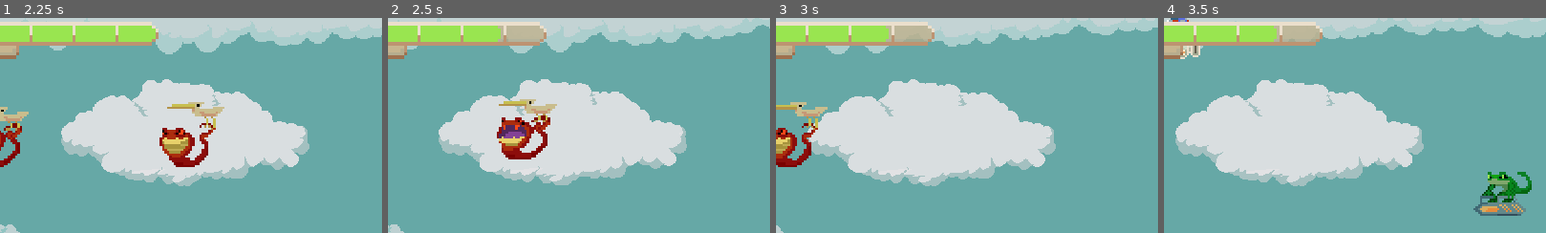
Above: before the commit, frames 1-4 (left to right).
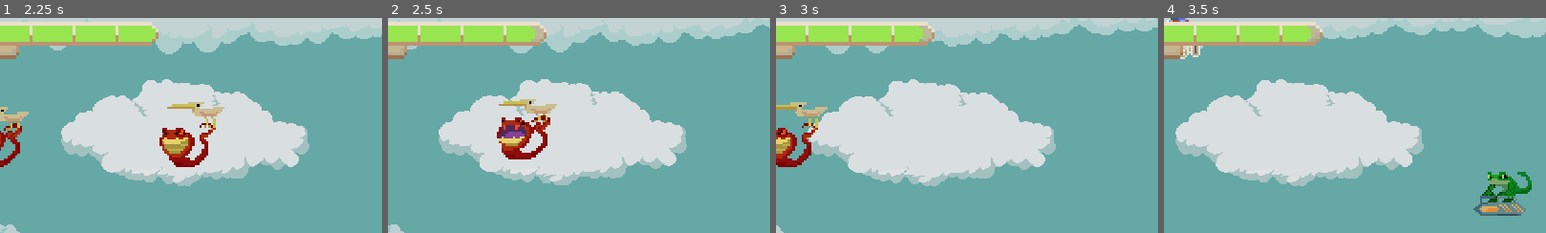
Above: after the commit, the same moments.

Repository: NxKuma/ISCS_Shooter
Game: Godot game, scene res://Scene/main.tscn
Two runs of this game, one before a commit and one after it. Both use one fixed random seed, a clock stepped at 60 frames per second and the inputs below.
Inputs:
- Up to frame 1 (2.25 s): hold D (Right) 0.53-1.28 s; tap G (Bomb) at 0.6, 2.1 s; hold S (Down) 1.28-2.03 s; tap Space (Shoot) at 1.35 s; hold D (Right) from 2.03 s (still down)
- Up to frame 2 (2.5 s): keep holding D (Right)
- Up to frame 3 (3 s): release D (Right) at 2.78 s; hold W (Up) from 2.78 s (still down); tap Space (Shoot) at 2.85 s
- Up to frame 4 (3.5 s): keep holding W (Up)
The pictures show only the part of the screen within x 41-91%, y 3-53%; the shares and areas given below are measured in that part.

Frame 1 is identical in both runs. In frame 2, 0.6% of the frame differs, in the area x 28-39%, y 3-12%; in frame 3, 0.6%; in frame 4, 0.6%.

Commit message:
Fixed Death

Diff:
--- a/Scene/Bullet_shatter.tscn
+++ b/Scene/Bullet_shatter.tscn
@@ -50,6 +50,7 @@
 [node name="BombShape" type="CollisionShape2D" parent="Bomb"]
 scale = Vector2(60, 60)
 shape = SubResource("CircleShape2D_egmkk")
+disabled = true
 
 [connection signal="finished" from="." to="." method="_on_finished"]
 [connection signal="area_entered" from="Bomb" to="." method="_on_bomb_area_entered"]
--- a/Scene/canvas_layer.tscn
+++ b/Scene/canvas_layer.tscn
@@ -1,6 +1,9 @@
-[gd_scene load_steps=2 format=3 uid="uid://bgt88100vxwxv"]
+[gd_scene load_steps=3 format=3 uid="uid://bgt88100vxwxv"]
 
 [ext_resource type="Script" path="res://canvas_layer.gd" id="1_x4xdx"]
+
+[sub_resource type="RectangleShape2D" id="RectangleShape2D_3w8wd"]
+size = Vector2(1669, 1931)
 
 [node name="DeathScreen" type="CanvasLayer"]
 script = ExtResource("1_x4xdx")
@@ -37,4 +40,11 @@
 mouse_default_cursor_shape = 2
 text = "Play Again"
 
+[node name="Area2D" type="Area2D" parent="."]
+
+[node name="CollisionShape2D" type="CollisionShape2D" parent="Area2D"]
+position = Vector2(597.5, -294.5)
+shape = SubResource("RectangleShape2D_3w8wd")
+
 [connection signal="pressed" from="Try Again" to="." method="_on_pressed"]
+[connection signal="area_entered" from="Area2D" to="." method="_on_area_2d_area_entered"]
--- a/Script/Bullet_shatter.gd
+++ b/Script/Bullet_shatter.gd
@@ -22,4 +22,5 @@
 
 func _on_bomb_area_entered(area):
 	if version != 0:
+		get_child(0).disabled = false
 		area.queue_free()
--- a/Script/lizard_enemy.gd
+++ b/Script/lizard_enemy.gd
@@ -61,7 +61,6 @@
 		damaged()
 
 func _on_body_entered(body: Node2D) -> void:
-	print(body.name)
 	if body.is_in_group('Player'):
 		#Edit Player Values
 		body.health -= 10
@@ -73,7 +72,6 @@
 
 		health -= 50
 		damaged()
-		print_debug("snake")
 
 
 func damaged():
--- a/Script/player.gd
+++ b/Script/player.gd
@@ -7,8 +7,6 @@
 @onready var collision_shape_2d:CollisionShape2D = $CollisionShape2D
 @onready var glass:GPUParticles2D = $Glass
 @onready var death:GPUParticles2D = $Player
-
-
 
 const PROJECTILE = preload("res://Scene/projectile.tscn")
 var screen_size:Vector2
@@ -32,6 +30,7 @@
 
 	if health <= 0:
 		death_screen.visible = true
+		bombs = 0
 		animated_sprite_2d.visible = false
 		collision_shape_2d.disabled = true
 		glass.emitting = true
--- a/Script/projectile.gd
+++ b/Script/projectile.gd
@@ -29,7 +29,7 @@
 func _on_body_entered(body: Node2D) -> void:
 	if body.name.contains('Player') and version !=0 :
 		#Edit Player Values
-		body.health -= 50
+		body.health -= 10
 		body.animated_sprite_2d.material.set("shader_parameter/Enabled", true)
 		body.wake.start()
 		body.set_process(false)
--- a/canvas_layer.gd
+++ b/canvas_layer.gd
@@ -1,19 +1,28 @@
 extends CanvasLayer
 
-@onready var player = $"../Player"
-@onready var ui = $"../UI"
+@onready var player:CharacterBody2D = $"../Player"
+@onready var ui:CanvasLayer = $"../UI"
+@onready var area_2d:Area2D = $Area2D
 
 func _ready() -> void:
 	self.visible = false
+	area_2d.get_child(0).disabled = true
 
 func _process(float) -> void:
-	if player.health == 0:
+	if player.health <= 0:
 		self.visible = true
+		area_2d.get_child(0).disabled = false
 
 func _on_pressed() -> void:
 	self.visible = false
+	area_2d.get_child(0).disabled = true
 	player.animated_sprite_2d.visible = true
 	player.health = 500
+	player.set_process(true)
 	player.velocity = Vector2.ZERO
 	player.collision_shape_2d.disabled = false
 	player.position = Vector2(136,336)
+
+
+func _on_area_2d_area_entered(area):
+	area.queue_free()
